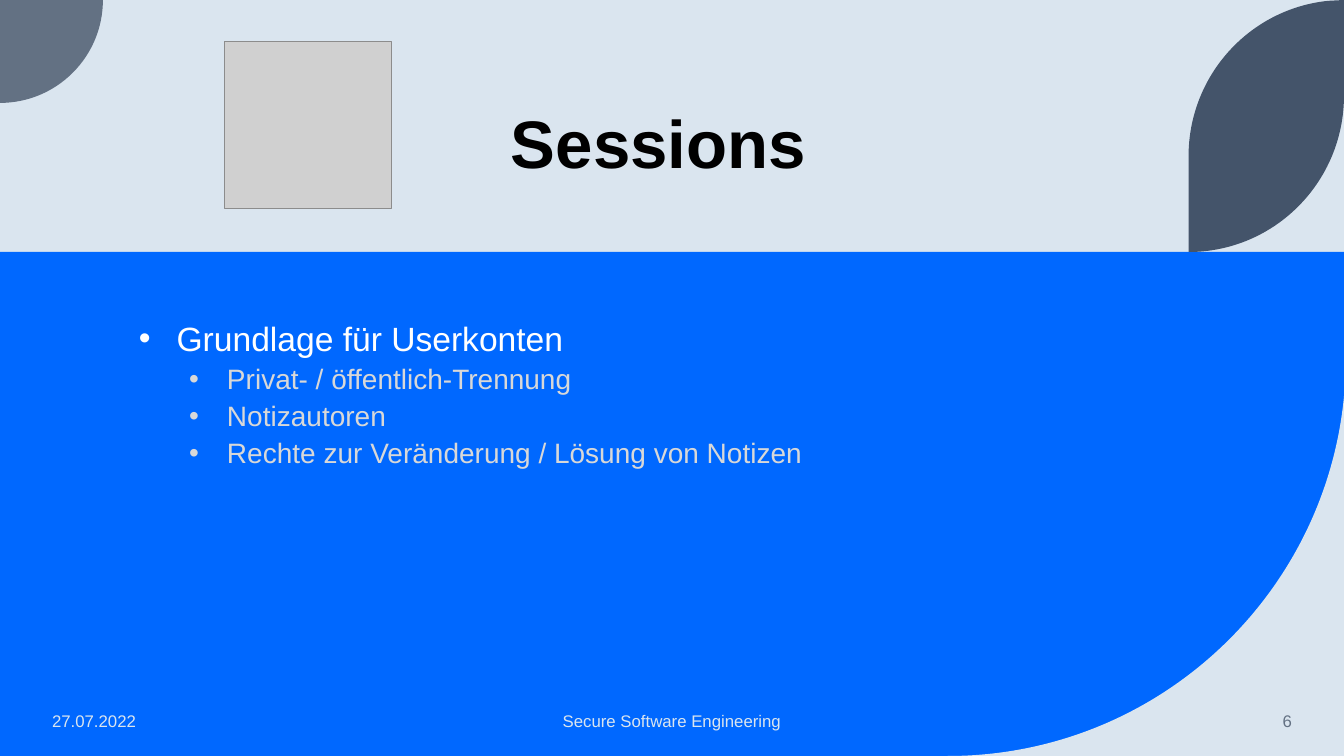
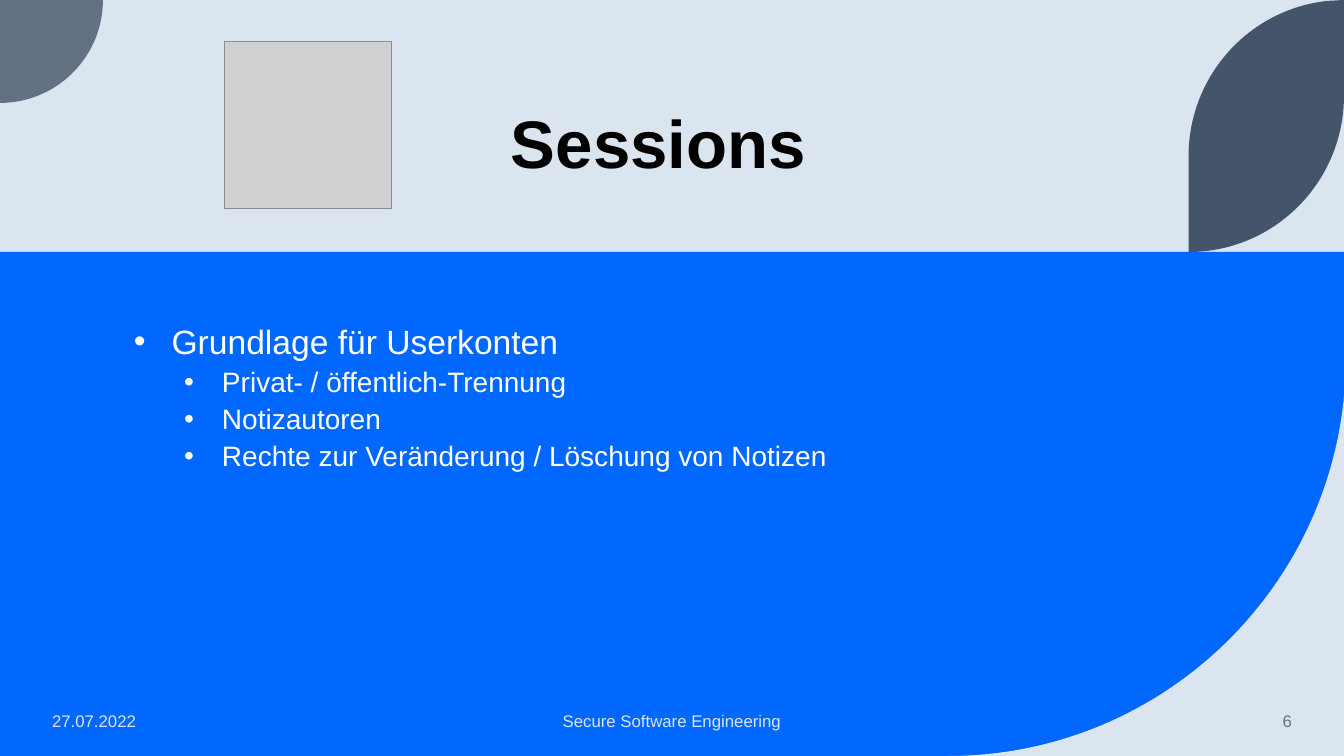
Before and after one commit to BranAndSceolan/SSE-Notes, a slide deck: slide 6 of documentation/Notiz-App.pptx. Drawn at 1344x756 pixels with LibreOffice and Linux fonts; fonts in the diff are those of the drawing; grey boxes stand for pictures. Boxes give left, top, right and bottom in pixels: in the first picture for what was removed or moved away, otherwise in the second. Text is boxed around its words. In the diff, an @@ line names an element or a change of style, - is before the commit and + after.

```diff
--- a/documentation/Notiz-App.pptx
+++ b/documentation/Notiz-App.pptx
@@ text at <box>222,371,566,430</box>: text colour #D8D8D8 to #FFFFFF in "Privat- / öffentlich-Trennung", "Notizautoren"; bullet colour #D8D8D8 to #FFFFFF @@
@@ text at <box>222,445,826,471</box>: text changed; text colour #D8D8D8 to #FFFFFF @@
-  • Rechte zur Veränderung / Lösung von Notizen
+  • Rechte zur Veränderung / Löschung von Notizen
```
Also in this commit, not shown: 2 other slides changed, 1 other file.
